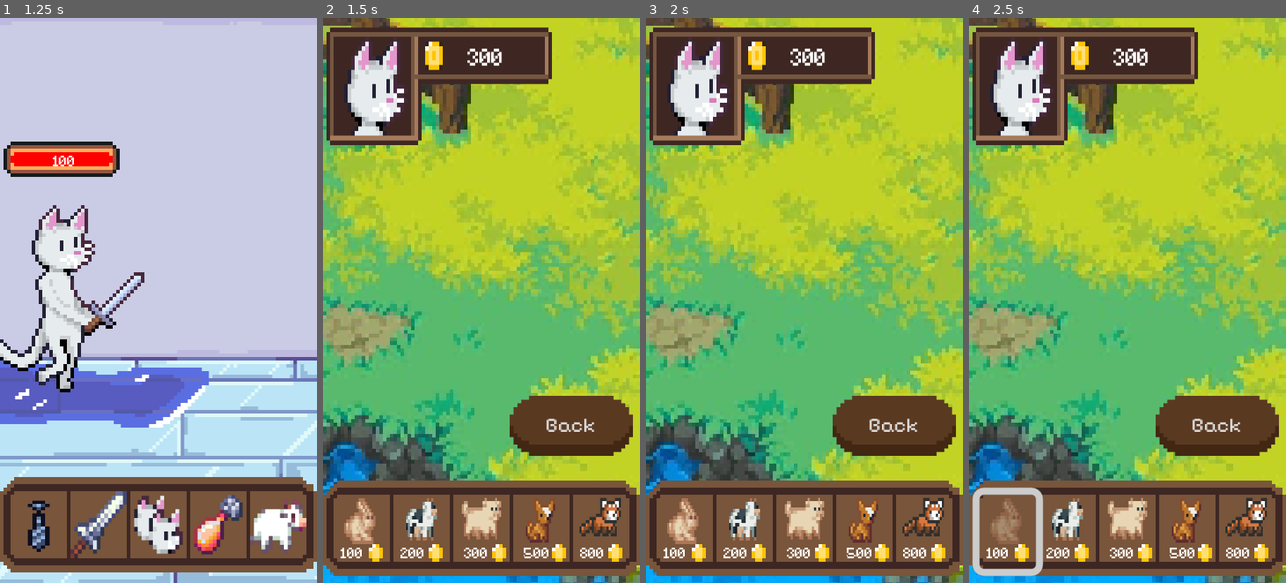
Above: before the commit, frames 1-4 (left to right).
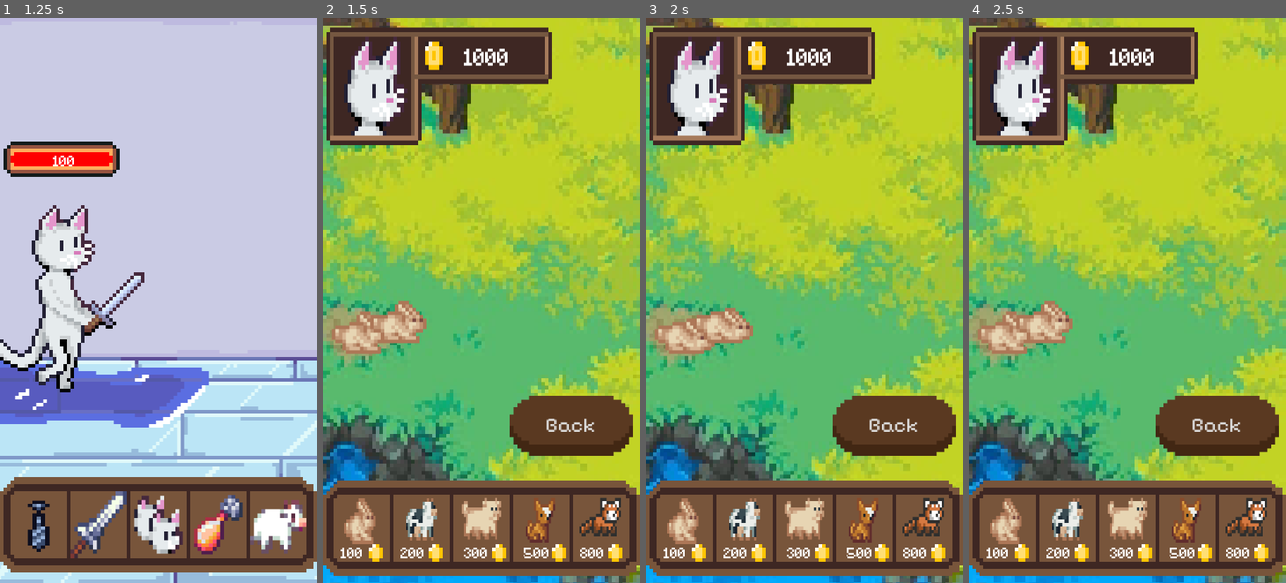
Above: after the commit, the same moments.

Repository: Maksim3l/PixelCats-Go
Game: Godot game, scene res://screens/title_screen.tscn
Same seed, same stepped clock (60 frames per second), same inputs: the game is played once before the commit and once after it.
Inputs (mouse positions are in pixels of both pictures, inside the frame that each line leads up to):
- Up to frame 1 (1.25 s): click (155, 311) at 0.5 s
- Up to frame 2 (1.5 s): click (601, 526) at 1.25 s
- Up to frame 3 (2 s): no input
- Up to frame 4 (2.5 s): click "100" at 2 s

Frame 1 is identical in both runs. In frame 2, 2.0% of the frame differs, in the area x 2-59%, y 5-60%; in frame 3, 1.9%; in frame 4, 3.7%, in the area x 1-59%, y 5-99%.

Commit message:
Added bunny logic that spawns a bunny when bought on random place

Diff:
--- a/data/GlobalDataSave.tres
+++ b/data/GlobalDataSave.tres
@@ -5,5 +5,8 @@
 [resource]
 script = ExtResource("1_rit5f")
 coming_from_last = &"Battle Arena"
-gold = 300
+gold = 1000
 treat = 3
+unlocked_pets = {
+"bunny_count": 2
+}
--- a/global_data.gd
+++ b/global_data.gd
@@ -4,12 +4,22 @@
 @export var coming_from_last = "none"
 @export var gold: int = 0
 @export var treat: int = 3
+@export var unlocked_pets = {}
 # Uncomment and use this for unlocked cats
 # @export var unlocked_cats = []
 
 func _init(p_coming_from_last = "none", p_gold = 0):
 	coming_from_last = p_coming_from_last
 	gold = p_gold
+	unlocked_pets = {}
+
+func set_property(key: String, value):
+	unlocked_pets[key] = value
+
+func get_property(key: String, default_value = null):
+	if key in unlocked_pets:
+		return unlocked_pets[key]
+	return default_value
 
 func save_global_data(path: String) -> bool:
 	var dir = DirAccess.open("res://")
--- a/global_data_handler.gd
+++ b/global_data_handler.gd
@@ -32,3 +32,11 @@
 func add_gold(amount: int):
 	global_data.gold += amount
 	save_game()
+
+func add_pet(pet_name: String):
+	if pet_name not in global_data.bought_pets:
+		global_data.bought_pets.append(pet_name)
+		save_game()
+
+func has_pet(pet_name: String) -> bool:
+	return pet_name in global_data.bought_pets
--- /dev/null
+++ b/screens/animals/bunny.tscn
@@ -0,0 +1,67 @@
+[gd_scene load_steps=10 format=3 uid="uid://cc1l25uq1wqag"]
+
+[ext_resource type="Texture2D" uid="uid://8jhvvv8xfb1u" path="res://assets/sprites/bunny_pet.png" id="1_2pfqt"]
+
+[sub_resource type="AtlasTexture" id="AtlasTexture_q0x8h"]
+atlas = ExtResource("1_2pfqt")
+region = Rect2(0, 0, 32, 16)
+
+[sub_resource type="AtlasTexture" id="AtlasTexture_vlf2w"]
+atlas = ExtResource("1_2pfqt")
+region = Rect2(32, 0, 32, 16)
+
+[sub_resource type="AtlasTexture" id="AtlasTexture_ik8qi"]
+atlas = ExtResource("1_2pfqt")
+region = Rect2(64, 0, 32, 16)
+
+[sub_resource type="AtlasTexture" id="AtlasTexture_f4xsf"]
+atlas = ExtResource("1_2pfqt")
+region = Rect2(96, 0, 32, 16)
+
+[sub_resource type="AtlasTexture" id="AtlasTexture_fh47e"]
+atlas = ExtResource("1_2pfqt")
+region = Rect2(128, 0, 32, 16)
+
+[sub_resource type="AtlasTexture" id="AtlasTexture_jgsy2"]
+atlas = ExtResource("1_2pfqt")
+region = Rect2(160, 0, 32, 16)
+
+[sub_resource type="AtlasTexture" id="AtlasTexture_o4koc"]
+atlas = ExtResource("1_2pfqt")
+region = Rect2(192, 0, 32, 16)
+
+[sub_resource type="SpriteFrames" id="SpriteFrames_ek7sh"]
+animations = [{
+"frames": [{
+"duration": 1.0,
+"texture": SubResource("AtlasTexture_q0x8h")
+}, {
+"duration": 1.0,
+"texture": SubResource("AtlasTexture_vlf2w")
+}, {
+"duration": 1.0,
+"texture": SubResource("AtlasTexture_ik8qi")
+}, {
+"duration": 1.0,
+"texture": SubResource("AtlasTexture_f4xsf")
+}, {
+"duration": 1.0,
+"texture": SubResource("AtlasTexture_fh47e")
+}, {
+"duration": 1.0,
+"texture": SubResource("AtlasTexture_jgsy2")
+}, {
+"duration": 1.0,
+"texture": SubResource("AtlasTexture_o4koc")
+}],
+"loop": true,
+"name": &"bunny_idle",
+"speed": 7.0
+}]
+
+[node name="Bunny" type="Node2D"]
+
+[node name="AnimatedSprite2D" type="AnimatedSprite2D" parent="."]
+sprite_frames = SubResource("SpriteFrames_ek7sh")
+animation = &"bunny_idle"
+autoplay = "bunny_idle"
--- a/screens/pet_screen.tscn
+++ b/screens/pet_screen.tscn
@@ -21,6 +21,9 @@
 
 [sub_resource type="Theme" id="Theme_21jr3"]
 
+[sub_resource type="StyleBoxTexture" id="StyleBoxTexture_dpbx4"]
+texture = ExtResource("5_6c7hk")
+
 [sub_resource type="StyleBoxTexture" id="StyleBoxTexture_pbg7p"]
 texture = ExtResource("5_6c7hk")
 
@@ -131,17 +134,17 @@
 layout_mode = 2
 texture = ExtResource("1_2p0jb")
 
-[node name="BottomUI" type="HBoxContainer" parent="Organizer"]
+[node name="UIBottom" type="HBoxContainer" parent="Organizer"]
 offset_left = -65.0
 offset_top = 129.0
 offset_right = 160.0
 offset_bottom = 161.0
 
-[node name="TextureRect" type="TextureRect" parent="Organizer/BottomUI"]
+[node name="BottomUI" type="TextureRect" parent="Organizer/UIBottom"]
 layout_mode = 2
 texture = ExtResource("2_ase27")
 
-[node name="bunny" type="Button" parent="Organizer/BottomUI/TextureRect"]
+[node name="bunny" type="Button" parent="Organizer/UIBottom/BottomUI"]
 layout_mode = 0
 offset_left = 68.0
 offset_top = 6.0
@@ -149,11 +152,12 @@
 offset_bottom = 27.0
 theme = SubResource("Theme_21jr3")
 theme_override_font_sizes/font_size = 4
+theme_override_styles/disabled = SubResource("StyleBoxTexture_dpbx4")
 theme_override_styles/hover = SubResource("StyleBoxTexture_pbg7p")
 theme_override_styles/pressed = SubResource("StyleBoxTexture_68ubm")
 theme_override_styles/normal = SubResource("StyleBoxTexture_r5u0e")
 
-[node name="price" type="Label" parent="Organizer/BottomUI/TextureRect/bunny"]
+[node name="price" type="Label" parent="Organizer/UIBottom/BottomUI/bunny"]
 layout_mode = 0
 offset_left = 2.0
 offset_top = 14.0
@@ -165,15 +169,15 @@
 text = "100"
 vertical_alignment = 1
 
-[node name="coin" type="TextureRect" parent="Organizer/BottomUI/TextureRect/bunny/price"]
-layout_mode = 0
-offset_left = 8.0
-offset_right = 12.0
-offset_bottom = 5.0
-texture = ExtResource("5_blg12")
-expand_mode = 4
-
-[node name="cow" type="Button" parent="Organizer/BottomUI/TextureRect"]
+[node name="coin" type="TextureRect" parent="Organizer/UIBottom/BottomUI/bunny/price"]
+layout_mode = 0
+offset_left = 8.0
+offset_right = 12.0
+offset_bottom = 5.0
+texture = ExtResource("5_blg12")
+expand_mode = 4
+
+[node name="cow" type="Button" parent="Organizer/UIBottom/BottomUI"]
 layout_mode = 0
 offset_left = 85.0
 offset_top = 6.0
@@ -185,7 +189,7 @@
 theme_override_styles/pressed = SubResource("StyleBoxTexture_blg12")
 theme_override_styles/normal = SubResource("StyleBoxTexture_21jr3")
 
-[node name="price" type="Label" parent="Organizer/BottomUI/TextureRect/cow"]
+[node name="price" type="Label" parent="Organizer/UIBottom/BottomUI/cow"]
 layout_mode = 0
 offset_left = 2.0
 offset_top = 14.0
@@ -197,15 +201,15 @@
 text = "200"
 vertical_alignment = 1
 
-[node name="coin" type="TextureRect" parent="Organizer/BottomUI/TextureRect/cow/price"]
-layout_mode = 0
-offset_left = 8.0
-offset_right = 12.0
-offset_bottom = 5.0
-texture = ExtResource("5_blg12")
-expand_mode = 4
-
-[node name="pig" type="Button" parent="Organizer/BottomUI/TextureRect"]
+[node name="coin" type="TextureRect" parent="Organizer/UIBottom/BottomUI/cow/price"]
+layout_mode = 0
+offset_left = 8.0
+offset_right = 12.0
+offset_bottom = 5.0
+texture = ExtResource("5_blg12")
+expand_mode = 4
+
+[node name="pig" type="Button" parent="Organizer/UIBottom/BottomUI"]
 layout_mode = 0
 offset_left = 102.0
 offset_top = 6.0
@@ -217,7 +221,7 @@
 theme_override_styles/pressed = SubResource("StyleBoxTexture_mq5kj")
 theme_override_styles/normal = SubResource("StyleBoxTexture_ddtwc")
 
-[node name="price" type="Label" parent="Organizer/BottomUI/TextureRect/pig"]
+[node name="price" type="Label" parent="Organizer/UIBottom/BottomUI/pig"]
 layout_mode = 0
 offset_left = 3.0
 offset_top = 14.0
@@ -229,15 +233,15 @@
 text = "300"
 vertical_alignment = 1
 
-[node name="coin" type="TextureRect" parent="Organizer/BottomUI/TextureRect/pig/price"]
-layout_mode = 0
-offset_left = 8.0
-offset_right = 12.0
-offset_bottom = 5.0
-texture = ExtResource("5_blg12")
-expand_mode = 4
-
-[node name="dog" type="Button" parent="Organizer/BottomUI/TextureRect"]
+[node name="coin" type="TextureRect" parent="Organizer/UIBottom/BottomUI/pig/price"]
+layout_mode = 0
+offset_left = 8.0
+offset_right = 12.0
+offset_bottom = 5.0
+texture = ExtResource("5_blg12")
+expand_mode = 4
+
+[node name="dog" type="Button" parent="Organizer/UIBottom/BottomUI"]
 layout_mode = 0
 offset_left = 119.0
 offset_top = 6.0
@@ -248,7 +252,7 @@
 theme_override_styles/pressed = SubResource("StyleBoxTexture_etsf6")
 theme_override_styles/normal = SubResource("StyleBoxTexture_qes1e")
 
-[node name="price" type="Label" parent="Organizer/BottomUI/TextureRect/dog"]
+[node name="price" type="Label" parent="Organizer/UIBottom/BottomUI/dog"]
 layout_mode = 0
 offset_left = 3.0
 offset_top = 14.0
@@ -260,15 +264,15 @@
 text = "500"
 vertical_alignment = 1
 
-[node name="coin" type="TextureRect" parent="Organizer/BottomUI/TextureRect/dog/price"]
-layout_mode = 0
-offset_left = 8.0
-offset_right = 12.0
-offset_bottom = 5.0
-texture = ExtResource("5_blg12")
-expand_mode = 4
-
-[node name="redPanda" type="Button" parent="Organizer/BottomUI/TextureRect"]
+[node name="coin" type="TextureRect" parent="Organizer/UIBottom/BottomUI/dog/price"]
+layout_mode = 0
+offset_left = 8.0
+offset_right = 12.0
+offset_bottom = 5.0
+texture = ExtResource("5_blg12")
+expand_mode = 4
+
+[node name="redPanda" type="Button" parent="Organizer/UIBottom/BottomUI"]
 layout_mode = 0
 offset_left = 136.0
 offset_top = 6.0
@@ -279,7 +283,7 @@
 theme_override_styles/pressed = SubResource("StyleBoxTexture_n5p3l")
 theme_override_styles/normal = SubResource("StyleBoxTexture_xpp1m")
 
-[node name="price" type="Label" parent="Organizer/BottomUI/TextureRect/redPanda"]
+[node name="price" type="Label" parent="Organizer/UIBottom/BottomUI/redPanda"]
 layout_mode = 0
 offset_left = 2.0
 offset_top = 14.0
@@ -291,7 +295,7 @@
 text = "800"
 vertical_alignment = 1
 
-[node name="coin" type="TextureRect" parent="Organizer/BottomUI/TextureRect/redPanda/price"]
+[node name="coin" type="TextureRect" parent="Organizer/UIBottom/BottomUI/redPanda/price"]
 layout_mode = 0
 offset_left = 8.0
 offset_right = 12.0
@@ -332,6 +336,12 @@
 theme_override_fonts/font = ExtResource("6_ntaer")
 horizontal_alignment = 1
 vertical_alignment = 1
+
+[node name="PetContainer" type="HBoxContainer" parent="Organizer"]
+offset_left = 7.0
+offset_top = 37.0
+offset_right = 148.0
+offset_bottom = 164.0
 
 [node name="UICenter" type="HBoxContainer" parent="Organizer"]
 offset_left = 57.0
@@ -358,4 +368,5 @@
 limit_right = 302
 limit_bottom = 600
 
+[connection signal="pressed" from="Organizer/UIBottom/BottomUI/bunny" to="." method="_on_BunnyButton_pressed"]
 [connection signal="pressed" from="Organizer/UICenter/Back" to="." method="_on_back_pressed"]
--- a/scripts/pet_screen.gd
+++ b/scripts/pet_screen.gd
@@ -1,39 +1,84 @@
 extends Node2D
+
 @onready var treat = $"Organizer/UITop/ProfileUI/Treat/value"
 @onready var energy = $"Organizer/UITop/ProfileUI/Energy/value"
 @onready var gold = $"Organizer/UITop/ProfileUI/Gold/value"
+@onready var animal_container = $Organizer/PetContainer
+@onready var bunny_button = $Organizer/UIBottom/BottomUI/bunny
 
+var bunny_price = 100  # Cena za Bunny
 var active_cat
+var bunny_key = "bunny_count"
 
 func _ready():
+	var global_data = GlobalDataHandler.global_data
+	gold.text = str(global_data.gold)
 
+	# Preveri ali ima igralec dovolj zlata za Bunny
+	update_button_states(global_data)
+
+	# Naloži že kupljene Bunnyje
+	var bunny_count = global_data.get_property(bunny_key, 0)
+	for i in range(bunny_count):
+		_add_bunny_to_screen()
+
+func update_button_states(global_data):
+	if global_data.gold >= bunny_price:
+		bunny_button.disabled = false
+	else:
+		bunny_button.disabled = true
+
+func _on_back_pressed():
+	var all_cats = CatHandler.get_all_cats()
+	all_cats[CatHandler.cat_manager.active_cat_index] = active_cat
+	CatHandler.save_cat_manager()
+
+	if GlobalDataHandler.global_data.coming_from_last == "Battle Arena":
+		var battle = load("res://screens/battle.tscn").instantiate()
+		get_tree().current_scene.queue_free()
+		get_tree().root.add_child(battle)
+		get_tree().current_scene = battle
+	else:
+		var idle_screen = load("res://screens/idle_screen.tscn").instantiate()
+		get_tree().current_scene.queue_free()
+		get_tree().root.add_child(idle_screen)
+		get_tree().current_scene = idle_screen
+
+func _on_BunnyButton_pressed():
 	var global_data = GlobalDataHandler.global_data
 
-	gold.text = str(global_data.gold)
+	if global_data.gold >= bunny_price:
+		# Odstrani zlato
+		global_data.gold -= bunny_price
+		gold.text = str(global_data.gold)
 
+		# Dodaj Bunny na ekran
+		_add_bunny_to_screen()
 
-	return true
+		# Posodobi števec kupljenih Bunnyjev
+		var current_bunny_count = global_data.get_property(bunny_key, 0)
+		global_data.set_property(bunny_key, current_bunny_count + 1)
 
-func _on_back_pressed():
-	# Shranimo trenutnega ljubljenčka, če je aktiven
-	if active_cat:
-		var all_cats = CatHandler.get_all_cats()
-		all_cats[CatHandler.cat_manager.active_cat_index] = active_cat
-		CatHandler.save_cat_manager()
+		# Shrani spremembe
+		GlobalDataHandler.save_game()
 
-	# Preverimo, od kod smo prišli, da se pravilno vrnemo
-	var previous_scene = GlobalDataHandler.global_data.coming_from_last
+		# Posodobi stanje gumba
+		update_button_states(global_data)
 
-	match previous_scene:
-		"Battle Arena":
-			_load_scene("res://screens/battle.tscn")
-		_, "Idle Screen":
-			_load_scene("res://screens/idle_screen.tscn")
-		_:
-			print("Unknown previous scene:", previous_scene)
+		print("Bunny kupil!")
+	else:
+		print("Nimaš dovolj zlata!")
 
-func _load_scene(scene_path):
-	var new_scene = load(scene_path).instantiate()
-	get_tree().current_scene.queue_free()
-	get_tree().root.add_child(new_scene)
-	get_tree().current_scene = new_scene
+func _add_bunny_to_screen():
+	var bunny = load("res://screens/animals/bunny.tscn").instantiate()
+
+	# Pridobi velikost vsebnika
+	var container_rect = animal_container.get_rect()
+	var container_size = container_rect.size
+
+	# Nastavi naključno pozicijo za bunnyja
+	var random_x = randf_range(0, container_size.x - 64)  # 64 je širina bunny sprite
+	var random_y = randf_range(0, container_size.y - 64)  # 64 je višina bunny sprite
+	bunny.position = Vector2(random_x, random_y)
+
+	animal_container.add_child(bunny)
Not shown: 1 places in screens/pet_screen.tscn that only renumber resources
